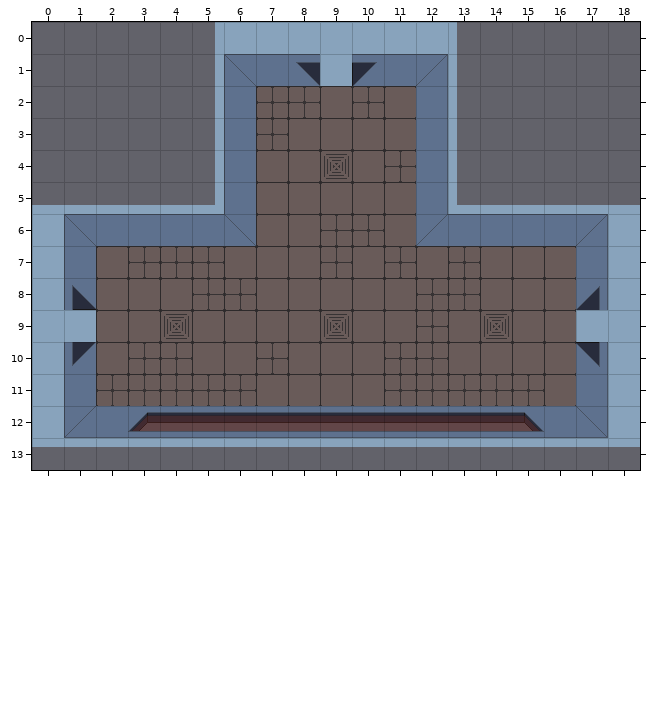
An edit to a level. Tiled map (JSON), resources/rooms/l-tr.tmj. The picture above is the old version.
Cells are 32x32 px. Shown: x 0..18, y 0..13.
New version:
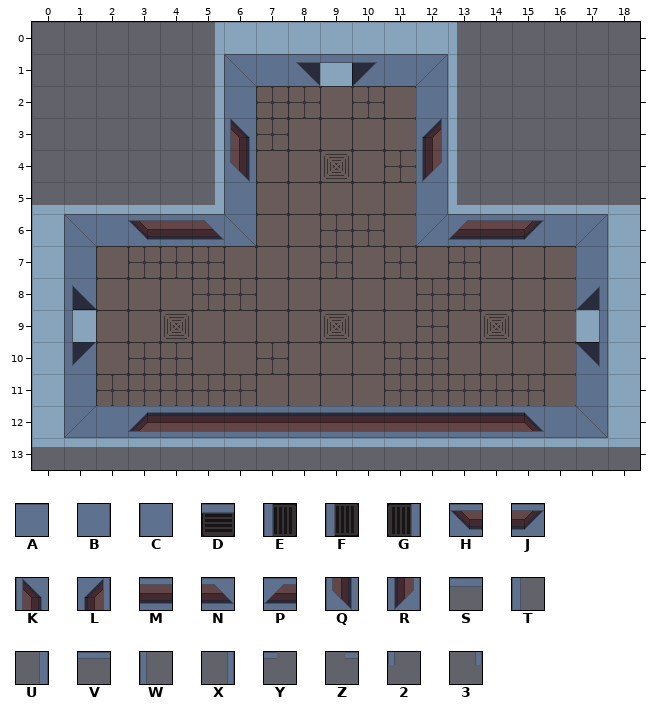
Key: from "building": A 4, B 5, C 7, D 22, E 22 flipped on the diagonal, F 22 turned 270, G 22 turned 90, H 24, J 24 flipped left-right, K 24 flipped on the diagonal, L 24 turned 90, M 25, N 26, P 26 flipped left-right, Q 26 flipped on the diagonal, R 26 turned 90, S 28, T 28 turned 270, U 28 turned 90, V 29, W 29 turned 270, X 29 turned 90, Y 30, Z 30 flipped left-right, 2 30 flipped on the diagonal, 3 30 turned 90.
_ is an empty cell, . an unchanged one.
Tiles of an added or newly shown layer are drawn over the layers below it.
The edit:
--- layer "Floor"
@@ x 9..9 @@
- 1 _
+ 1 D
@@ x 1..17 @@
- 9 _..............._
+ 9 E...............G
--- layer "Walls"
@@ x 9..9 @@
- 1 D
+ 1 _
@@ x 6..12 @@
- 3 C.....B
- 4 C.....B
+ 3 K.....L
+ 4 Q.....R
@@ x 3..15 @@
- 6 AAA.......AAA
+ 6 HMN.......PMJ
@@ x 1..17 @@
- 9 F...............G
+ 9 _..............._
--- layer "Tops" (added)
@@ x 9..9 @@
- 1 _
+ 1 S
@@ x 6..12 @@
- 3 _....._
- 4 _....._
+ 3 W.....X
+ 4 2.....3
@@ x 3..15 @@
- 6 ___.......___
+ 6 VVY.......ZVV
@@ x 1..17 @@
- 9 _..............._
+ 9 T...............U
Where, in picture pixels (left, top, right, bottom), the same in both pictures:
changed: (320, 54, 352, 63)
changed: (230, 118, 250, 182)
changed: (422, 118, 442, 182)
changed: (128, 220, 224, 240)
changed: (448, 220, 544, 240)
changed: (64, 310, 73, 342)
changed: (599, 310, 608, 342)
